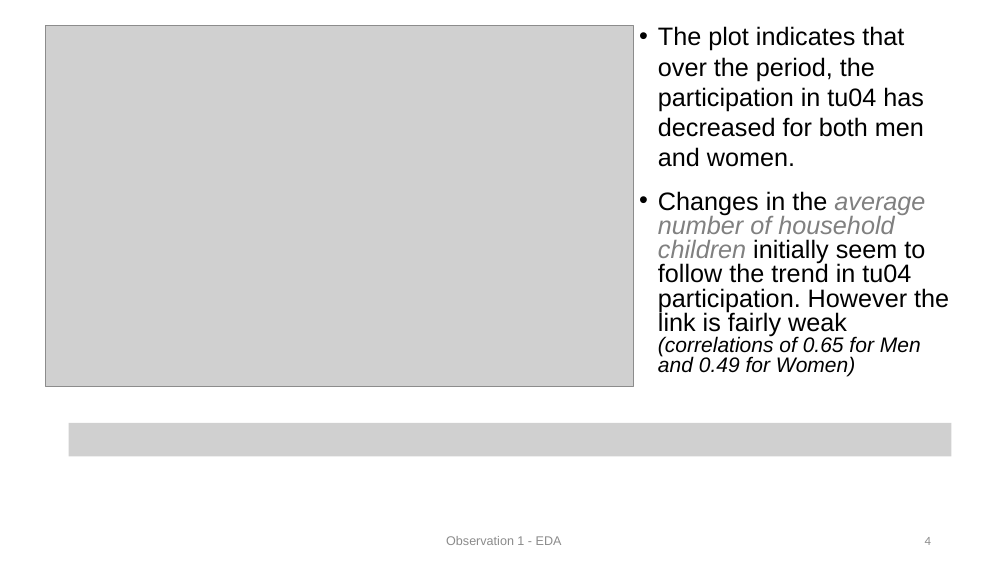
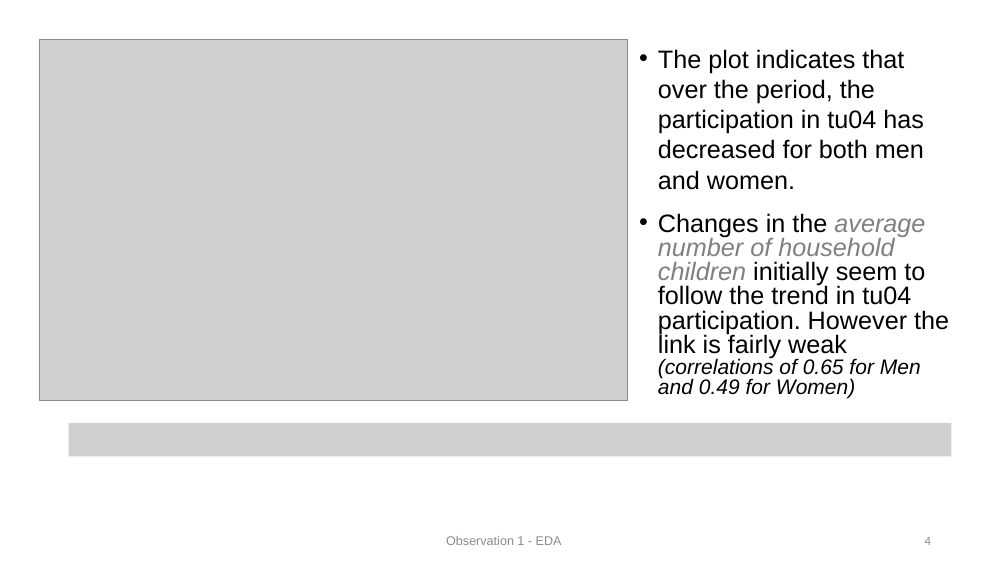
Before and after one commit to HarrisonWilde/AmericanTimeUseSurvey, a slide deck: slide 4 of Presentation/slides (1).pptx. Drawn at 1008x567 pixels with LibreOffice and Linux fonts; fonts in the diff are those of the drawing; grey boxes stand for pictures. Boxes give left, top, right and bottom in pixels: in the first picture for what was removed or moved away, otherwise in the second. Text is boxed around its words. In the diff, an @@ line names an element or a change of style, - is before the commit and + after.

```diff
--- a/Presentation/slides (1).pptx
+++ b/Presentation/slides (1).pptx
@@ picture moved from (x1=45, y1=26, x2=634, y2=386) to (x1=40, y1=39, x2=628, y2=400) @@
@@ text "The plot indicates that over ..." moved from (x1=658, y1=26, x2=924, y2=167) to (x1=658, y1=49, x2=924, y2=190) @@
@@ text "Changes in the average number ..." moved from (x1=658, y1=191, x2=949, y2=376) to (x1=658, y1=213, x2=949, y2=399) @@
```
Also in this commit, not shown: 1 other slide changed.
